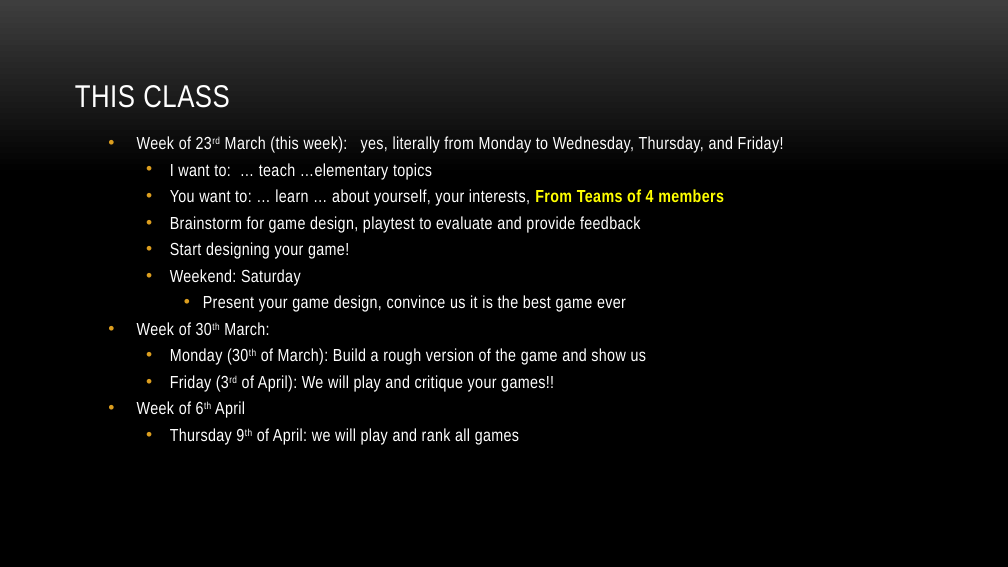
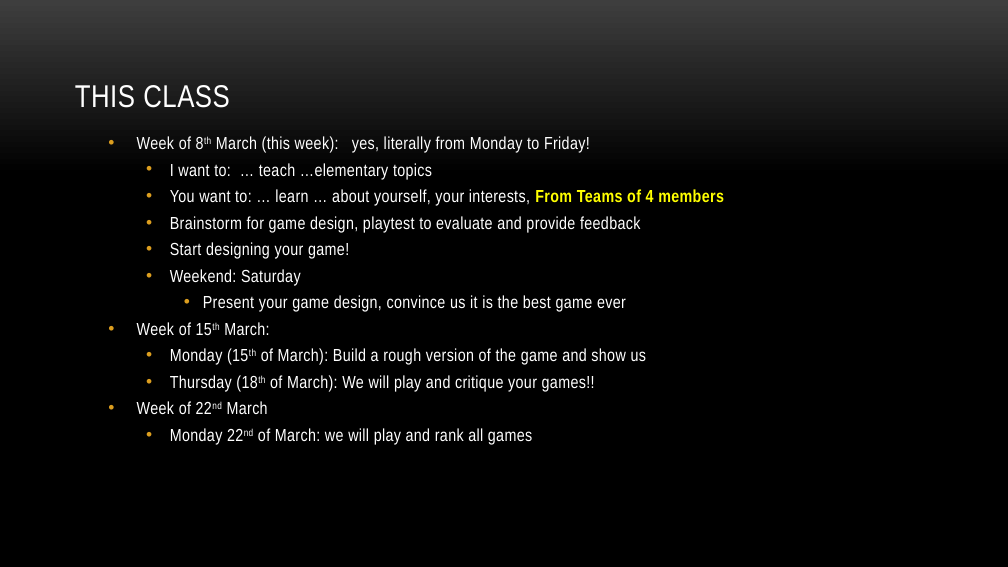
Before and after one commit to myuwbclasses/IntroGameDev-XJTU, a slide deck: slide 10 of PPT/Intro.pptx. Drawn at 1008x567 pixels with LibreOffice and Linux fonts; fonts in the diff are those of the drawing; background and template pictures are left out. Boxes give left, top, right and bottom in pixels: in the first picture for what was removed or moved away, otherwise in the second. Text is boxed around its words. In the diff, an @@ line names an element or a change of style, - is before the commit and + after.

```diff
--- a/PPT/Intro.pptx
+++ b/PPT/Intro.pptx
@@ text at box(137, 136, 590, 153): text changed @@
-• Week of 23rd March (this week): yes, literally from Monday to Wednesday, Thursday, and Friday!
+• Week of 8th March (this week): yes, literally from Monday to Friday!
@@ text at box(137, 322, 646, 445): text changed @@
-• Week of 30th March:
-  • Monday (30th of March): Build a rough version of the game and show us
-  • Friday (3rd of April): We will play and critique your games!!
-• Week of 6th April
-  • Thursday 9th of April: we will play and rank all games
+• Week of 15th March:
+  • Monday (15th of March): Build a rough version of the game and show us
+  • Thursday (18th of March): We will play and critique your games!!
+• Week of 22nd March
+  • Monday 22nd of March: we will play and rank all games
```
Also in this commit, not shown: 2 other slides changed, 2 slides removed, 7 other files.
